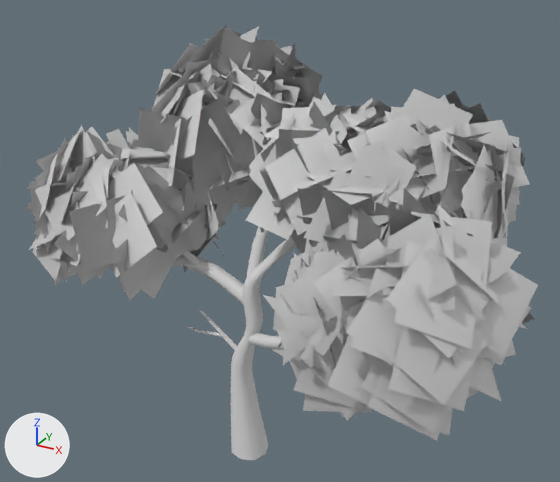
An edit to the glTF model public/glb/stylized_nature_pack/MapleTree_3.glb, drawn before and after from the same camera.
One viewpoint serves both versions: a camera (50 mm lens) standing at (5.84, -9.51, 8.91) and looking at (0.16, 0.81, 3.76). The axes (+X, +Y, +Z) are drawn at lower left. The lights are the same throughout. Where no turn or scale is listed for an object, it has been applied to the vertices.

The first picture shows 'MapleTree_3'.
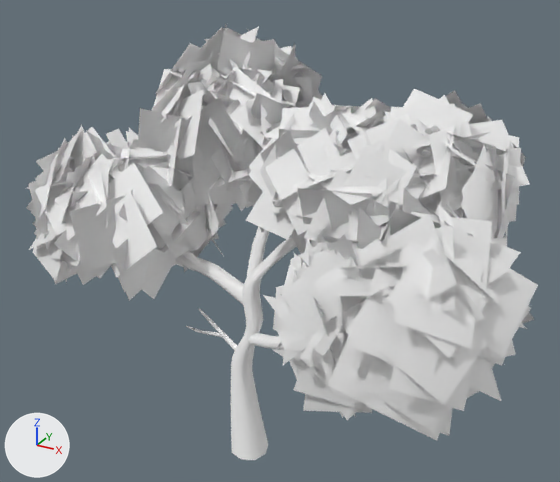
Where the newer file only moved an object's origin or applied its transform, the numbers keep the older frame.

What the commit changed:
Material 'MapleTree_Leaves' (mat_mapletree_leaves) changes colour from white #e7e7e7 to white #ffffff; in linear values from (0.8, 0.8, 0.8) to (1.0, 1.0, 1.0).
In material 'MapleTree_Leaves' (mat_mapletree_leaves), metallic goes from 0.4 to 1.0.

Pixel boxes (x1, y1, x2, y2) of what changed, in the pictures (560 x 482 px):
'MapleTree_3', recoloured, surface changed: (26, 23, 538, 460) in both
